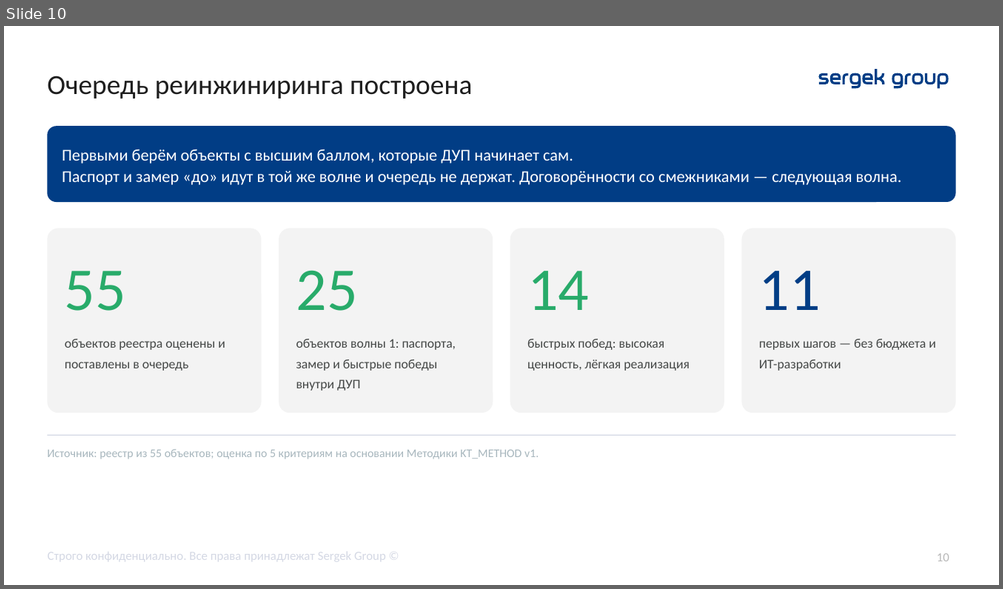
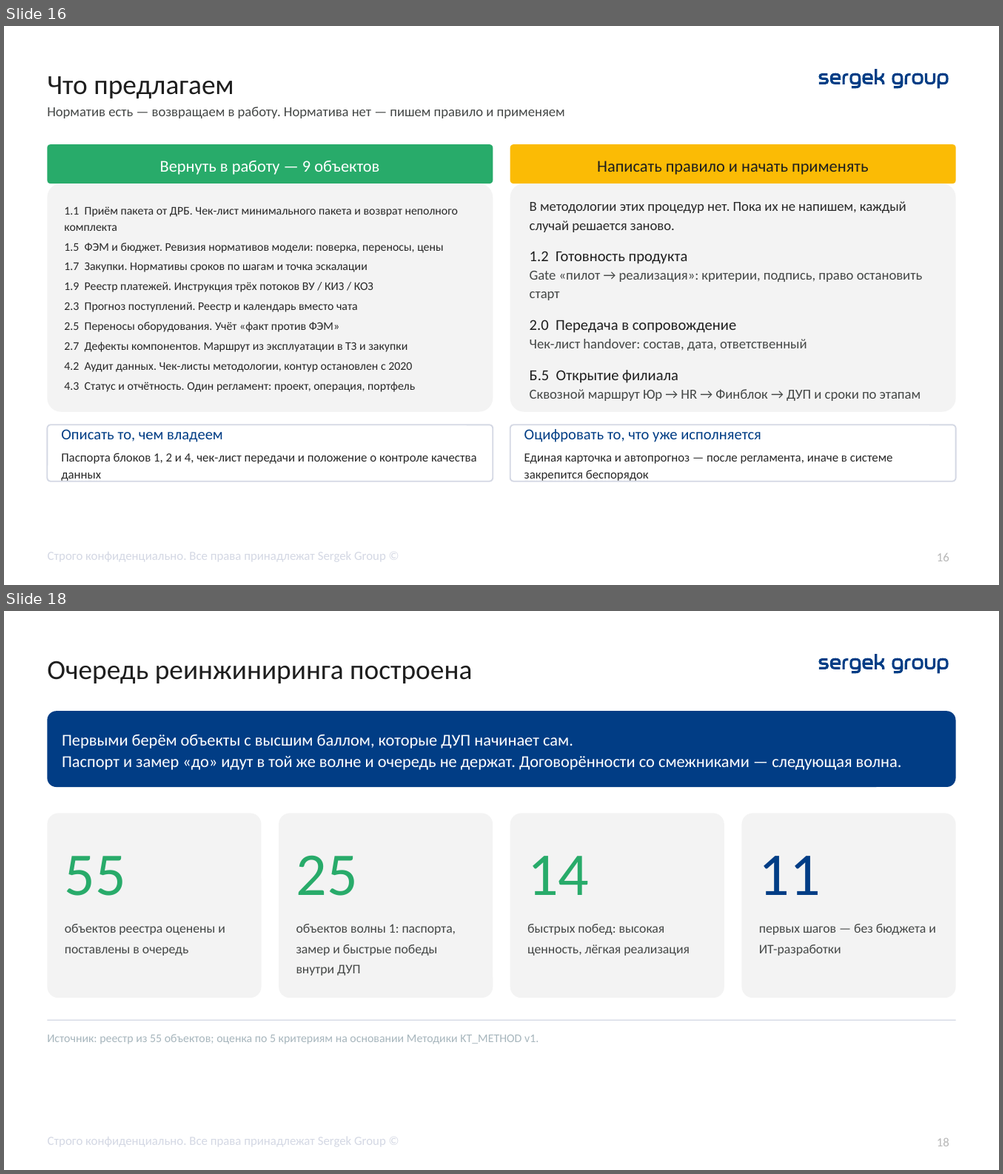
Before and after one commit to TemeshevProject/SG-DUP-Project, a slide deck: dup_project/02_Презентация/ДУП_Приоритеты_реинжиниринга_презентация.pptx. Shown one above the other, each under a label of ours: slide 10 before the commit, slides 16 and 18 after it; the slides between them are not shown. The pictures are 1003x589 and 1003x1174 pixels, drawn with LibreOffice and Linux fonts; fonts in the diff are those of the drawing. Boxes give left, top, right and bottom in pixels: in the first picture for what was removed or moved away, otherwise in the second. Text is boxed around its words. In the diff, an @@ line names an element or a change of style, - is before the commit and + after.

```diff
--- a/dup_project/02_Презентация/ДУП_Приоритеты_реинжиниринга_презентация.pptx
+++ b/dup_project/02_Презентация/ДУП_Приоритеты_реинжиниринга_презентация.pptx
@@ slide 16 added at (x1=4, y1=26, x2=999, y2=585), background #FFFFFF; not listed: 13 template elements that a slide beside it also shows @@
@@ text added at (x1=47, y1=76, x2=233, y2=99), 20 pt, text #1E1E1E @@
+Что предлагаем
@@ text added at (x1=47, y1=107, x2=565, y2=118), 10 pt, text #444746 @@
+Норматив есть — возвращаем в работу. Норматива нет — пишем правило и применяем
@@ rounded rectangle added at (x1=47, y1=144, x2=492, y2=183), fill #28AB6A, 12 pt, text #FFFFFF @@
+Вернуть в работу — 9 объектов
@@ rounded rectangle added at (x1=510, y1=144, x2=956, y2=183), fill #FBBB05, 12 pt, text #1E1E1E @@
+Написать правило и начать применять
@@ rounded rectangle added at (x1=47, y1=184, x2=492, y2=413), fill #F3F3F3, 8.5 pt, text #282828 @@
+1.1 Приём пакета от ДРБ. Чек-лист минимального пакета и возврат неполного комплекта
+1.5 ФЭМ и бюджет. Ревизия нормативов модели: поверка, переносы, цены
+1.7 Закупки. Нормативы сроков по шагам и точка эскалации
+1.9 Реестр платежей. Инструкция трёх потоков ВУ / КИЗ / КОЗ
+2.3 Прогноз поступлений. Реестр и календарь вместо чата
+2.5 Переносы оборудования. Учёт «факт против ФЭМ»
+2.7 Дефекты компонентов. Маршрут из эксплуатации в ТЗ и закупки
+4.2 Аудит данных. Чек-листы методологии, контур остановлен с 2020
+4.3 Статус и отчётность. Один регламент: проект, операция, портфель
@@ rounded rectangle added at (x1=510, y1=184, x2=956, y2=413), fill #F3F3F3, 10 pt, text #444746 @@
+В методологии этих процедур нет. Пока их не напишем, каждый случай решается заново.
+1.2 Готовность продукта
+Gate «пилот → реализация»: критерии, подпись, право остановить старт
+2.0 Передача в сопровождение
+Чек-лист handover: состав, дата, ответственный
+Б.5 Открытие филиала
+Сквозной маршрут Юр → HR → Финблок → ДУП и сроки по этапам
@@ rounded rectangle added at (x1=47, y1=425, x2=492, y2=482), fill #FFFFFF, outline #D4D8E4 1 pt, 9 pt, text #282828 @@
+Описать то, чем владеем
+Паспорта блоков 1, 2 и 4, чек-лист передачи и положение о контроле качества данных
@@ rounded rectangle added at (x1=510, y1=425, x2=956, y2=482), fill #FFFFFF, outline #D4D8E4 1 pt, 9 pt, text #282828 @@
+Оцифровать то, что уже исполняется
+Единая карточка и автопрогноз — после регламента, иначе в системе закрепится беспорядок
@@ what was slide 10 is now slide 18 @@
@@ page number at (x1=936, y1=1139, x2=949, y2=1147): text changed @@
-10
+18
```
Also in this commit, not shown: 2 slides changed, 9 other slides added, 1 slide removed, 3 other files.
